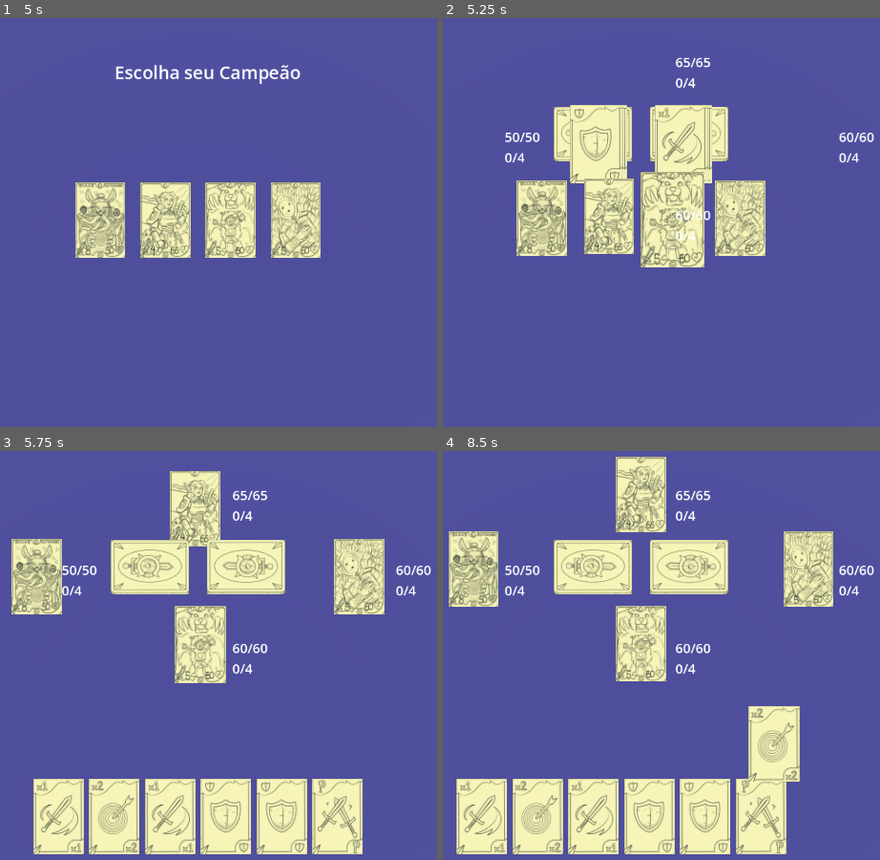
Above: before the commit, frames 1-4 (two rows, left to right).
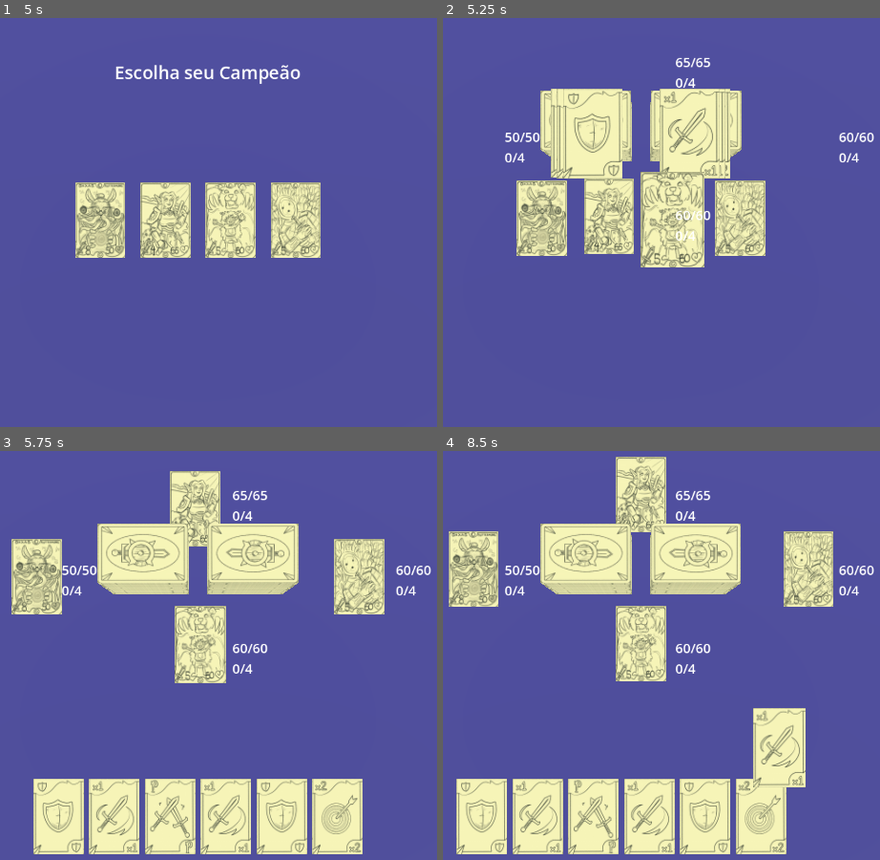
Above: after the commit, the same moments.

Repository: DouglasSRM/outlawschampions
Game: Godot game, scene res://scenes/start.tscn
Same seed, same stepped clock (60 frames per second), same inputs: the game is played once before the commit and once after it.
Inputs (mouse positions are in pixels of both pictures, inside the frame that each line leads up to):
- Up to frame 1 (5 s): tap Enter at 0.5, 2, 3.5 s; move the mouse to (367, 197) at 0.52 s; click (367, 197) at 0.67 s; tap Space at 1.25, 2.75, 4.25 s; move the mouse to (43, 242) at 1.27 s; click (43, 242) at 1.42 s; move the mouse to (275, 124) at 2.02 s; click (275, 124) at 2.17 s; move the mouse to (161, 304) at 2.77 s; click (161, 304) at 2.92 s; move the mouse to (428, 283) at 3.52 s; click (428, 283) at 3.67 s; move the mouse to (outside the picture) at 4.27 s; click (outside the picture) at 4.42 s
- Up to frame 2 (5.25 s): move the mouse to (678, 218) at 5.02 s; click (678, 218) at 5.17 s
- Up to frame 3 (5.75 s): no input
- Up to frame 4 (8.5 s): move the mouse to (526, 545) at 5.77 s; click (526, 545) at 5.92 s; move the mouse to (810, 630) at 6.52 s; click (810, 630) at 6.67 s; move the mouse to (486, 675) at 7.27 s; click (486, 675) at 7.42 s; move the mouse to (718, 557) at 8.02 s; click (718, 557) at 8.17 s

Frame 1 is identical in both runs. In frame 2, 5.1% of the frame differs, in the area x 22-69%, y 17-41%; in frame 3, 6.7%; in frame 4, 8.2%, in the area x 3-83%, y 17-99%.

Commit message:
included state machine

Diff:
--- a/scenes/base_card.tscn
+++ b/scenes/base_card.tscn
@@ -1,9 +1,13 @@
-[gd_scene load_steps=6 format=3 uid="uid://drop5ptepg5rb"]
+[gd_scene load_steps=10 format=3 uid="uid://drop5ptepg5rb"]
 
 [ext_resource type="Script" uid="uid://c50h160mqhm2b" path="res://scripts/base_card.gd" id="1_unfoy"]
 [ext_resource type="Texture2D" uid="uid://qgys0ouhv1vs" path="res://images/cover.png" id="2_ewi80"]
 [ext_resource type="Script" uid="uid://c47b3bfjpsxs0" path="res://scripts/card_sprite.gd" id="3_wivmf"]
 [ext_resource type="Script" uid="uid://dl6jem0us7ohm" path="res://scripts/card_body.gd" id="4_ya72j"]
+[ext_resource type="Script" uid="uid://dg4x70sn75w1l" path="res://scripts/state_machine.gd" id="5_ewi80"]
+[ext_resource type="Script" uid="uid://bn8ys5x8ytrlv" path="res://scripts/deck.gd" id="6_wivmf"]
+[ext_resource type="Script" uid="uid://bjstqwa2le8rn" path="res://scripts/states/hand.gd" id="7_ya72j"]
+[ext_resource type="Script" uid="uid://bv4td46aac5kj" path="res://scripts/states/table.gd" id="8_k2mc5"]
 
 [sub_resource type="BoxShape3D" id="BoxShape3D_s4mse"]
 margin = 0.0
@@ -29,6 +33,18 @@
 pixel_size = 0.0006
 texture = ExtResource("2_ewi80")
 
+[node name="StateMachine" type="Node" parent="."]
+script = ExtResource("5_ewi80")
+
+[node name="Deck" type="Node" parent="StateMachine"]
+script = ExtResource("6_wivmf")
+
+[node name="Hand" type="Node" parent="StateMachine"]
+script = ExtResource("7_ya72j")
+
+[node name="Table" type="Node" parent="StateMachine"]
+script = ExtResource("8_k2mc5")
+
 [connection signal="input_event" from="Sprite/Body" to="Sprite/Body" method="_on_input_event"]
 [connection signal="mouse_entered" from="Sprite/Body" to="Sprite/Body" method="_on_mouse_entered"]
 [connection signal="mouse_exited" from="Sprite/Body" to="Sprite/Body" method="_on_mouse_exited"]
--- a/scripts/action_card.gd
+++ b/scripts/action_card.gd
@@ -3,15 +3,15 @@
 
 @onready var champion: ChampionCard = null
 
-func set_deck_position(pos: int) -> bool:
-	deck_position = pos
-	var y = pos * 0.005
-	position = Vector3(-0.5, y, 0.9)
-	rotation = Vector3(deg_to_rad(90), deg_to_rad(-90), 0.0)
-	return true
+
+func get_deck_count() -> int:
+	return parent.action_deck_count;
+
 
 # Called when the node enters the scene tree for the first time.
 func _ready() -> void:
+	super()
+	state_machine.init(self,deck)
 	champion = Global.player_champion
 
 
--- a/scripts/base_card.gd
+++ b/scripts/base_card.gd
@@ -25,10 +25,18 @@
 var hand_pos = Vector3(0,0,0)
 var hover_pos = Vector3(0,0,0)
 
+@onready var state_machine: CardStateMachine = $StateMachine
+@onready var deck: CardState = $StateMachine/Deck
+
 
 func _ready() -> void:
 	pass
 
+func get_deck_count() -> int:
+	return 0
+
+func set_deck_position(pos: int) -> void:
+	self.deck_position = pos
 
 func table_click():
 	parent.manage_table_click(self)
@@ -36,16 +44,20 @@
 func hand_click():
 	parent.manage_hand_click(self)
 
+
+func update():
+	state_machine.update()
+
+
+func click():
+	state_machine.process_click()
+
+
 func deck_click():
-	parent.manage_deck_click(self)
-
-func set_texture(texture: Texture2D) -> bool:
-	$Sprite.texture = texture
-	$Sprite.update_sprite_scale()
-	return true
-
-func set_deck_position(pos: int) -> bool:
-	return true
+	var card: BaseCard = parent.manage_deck_click(self)
+	if card:
+		parent.update_hand_count(1)
+		card.click()
 
 
 func discard(pos: int):
@@ -58,6 +70,10 @@
 func play() -> bool:
 	await get_tree().create_timer(0.7).timeout
 	return true
+
+
+func get_hand_count() -> int:
+	return parent.hand_count;
 
 
 func update_table_position(pos: int, total: int) -> bool:
@@ -77,6 +93,7 @@
 	var table_pos = Vector3(x, 0, z)
 	move_state(table_pos, IN_TABLE)
 	return true
+
 
 func update_hand_position(pos: int, total: int) -> bool:
 	deck_position = 0
@@ -146,6 +163,7 @@
 		entered = false
 		move_to_position(Vector3(hand_pos), 0.2)
 
+
 func move_to_position(target_position: Vector3, duration: float):
 	var tween = create_tween()
 	tween.tween_property(self, "position", target_position, duration).set_trans(Tween.TRANS_SINE).set_ease(Tween.EASE_IN_OUT)
--- a/scripts/card_sprite.gd
+++ b/scripts/card_sprite.gd
@@ -2,24 +2,20 @@
 
 var tamanho_fixo: Vector2 = Vector2(900, 1350)
 
+
 func _ready():
 	update_sprite_scale()
+
 
 func update_sprite_scale():
 	if texture:
 		var tamanho_textura = texture.get_size()
-		print(tamanho_textura)
-		print(scale)
 		if tamanho_textura.x != 0 and tamanho_textura.y != 0:
 			scale.x = tamanho_fixo.x / tamanho_textura.x
 			scale.y = tamanho_fixo.y / tamanho_textura.y
 			$Body.scale.x = tamanho_textura.x / tamanho_fixo.x
 			$Body.scale.y = tamanho_textura.y / tamanho_fixo.y
-		print(scale)
 
-# Called every frame. 'delta' is the elapsed time since the previous frame.
-func _process(delta: float) -> void:
-	pass
 
 func on_click():
 	print('a')
--- /dev/null
+++ b/scripts/card_state.gd
@@ -0,0 +1,22 @@
+class_name CardState
+extends Node
+
+var parent: BaseCard
+
+func enter() -> void:
+	pass
+
+func exit() -> void:
+	pass
+
+func update() -> void:
+	pass
+
+func mouse_enter() -> CardState:
+	return null
+
+func mouse_leave() -> CardState:
+	return null
+
+func process_click()-> CardState:
+	return null
--- /dev/null
+++ b/scripts/deck.gd
@@ -0,0 +1,31 @@
+extends CardState
+
+@onready var hand: CardState = $"../Hand"
+
+func enter() -> void:
+	var y = parent.deck_position * 0.005
+
+	var position
+	var rotation
+	if parent is ActionCard:
+		position = Vector3(-0.5, y, 0.9)
+		rotation = Vector3(deg_to_rad(90), deg_to_rad(-90), 0.0)
+	elif parent is SupportCard:
+		position = Vector3(0.5, y, 0.9)
+		rotation = Vector3(deg_to_rad(90), deg_to_rad(90), 0.0)
+
+	parent.position = position
+	parent.rotation = rotation
+
+
+func exit() -> void:
+	parent.deck_position = 0
+
+func mouse_enter() -> CardState:
+	return super()
+
+func mouse_leave() -> CardState:
+	return super()
+
+func process_click()-> CardState:
+	return hand
--- a/scripts/main.gd
+++ b/scripts/main.gd
@@ -43,8 +43,8 @@
 		define_champion_positions()
 
 		set_camera_position(camera_pos.START)
-		create_action_cards(25)
-		create_support_cards(25)
+		create_action_cards(100)
+		create_support_cards(100)
 
 		set_starter_hand()
 		btn_play_card.visible = false
@@ -54,32 +54,31 @@
 	self.hand_count = 6
 
 	var i = 1
+
 	# Game starts with 3 action cards and 3 support cards in the player's hand
-	while i <= 3:
-		var card = get_card_from_action_deck()
-		card.update_hand_position(i,hand_count)
+	while i <= self.hand_count:
+		var card
+
+		if i % 2 == 0:
+			card = get_card_from_action_deck()
+		else:
+			card = get_card_from_support_deck()
+
+		card.hand_position = i
+		card.click()
 		i += 1
-	while i <= 6:
-		var card = get_card_from_support_deck()
-		card.update_hand_position(i,hand_count)
-		i += 1
-
-
-func manage_deck_click(sender: BaseCard):
+
+
+func manage_deck_click(sender: BaseCard) -> BaseCard:
 	if self.move_locked:
 		return
 
-	var card: BaseCard
-
 	if sender is ActionCard:
-		card = get_card_from_action_deck()
+		return get_card_from_action_deck()
 	elif sender is SupportCard:
-		card = get_card_from_support_deck()
+		return get_card_from_support_deck()
 	else:
-		return
-
-	update_hand_count(1)
-	card.update_hand_position(hand_count,hand_count)
+		return null
 
 
 func show_enemy(card: ChampionCard):
@@ -93,18 +92,14 @@
 	for card in get_cards(BaseCard.IN_DECK):
 		if card is ActionCard and (card.deck_position == action_deck_count-1):
 			action_deck_count -= 1
-			print(card.state)
 			return card
 	return null
 
 
 func get_card_from_support_deck() -> BaseCard:
-	print(support_deck_count)
 	for card in get_cards(BaseCard.IN_DECK):
-		print(card.deck_position)
 		if (card is SupportCard) and (card.deck_position == support_deck_count-1):
 			support_deck_count -= 1
-			print(card.state)
 			return card
 	return null
 
@@ -113,20 +108,20 @@
 	action_deck_count += ammount
 	for i in range(action_deck_count):
 		var card = get_action_card()
-		cards.add_child(card)
 		card.parent = self
 		card.state = BaseCard.IN_DECK
 		card.set_deck_position(i)
+		cards.add_child(card)
 
 
 func create_support_cards(ammount: int):
 	support_deck_count += ammount
 	for i in range(support_deck_count):
 		var card = get_support_card()
-		cards.add_child(card)
 		card.parent = self
 		card.state = BaseCard.IN_DECK
 		card.set_deck_position(i)
+		cards.add_child(card)
 
 
 func get_action_card() -> ActionCard:
@@ -152,6 +147,7 @@
 	update_table_count(1)
 	update_hand_count(-1,card)
 	card.update_table_position(table_count,table_count)
+	card.click()
 	lbl_card_description.text = card.description
 
 	if card is ActionCard:
@@ -165,7 +161,8 @@
 	selected_card = null
 	update_hand_count(1)
 	update_table_count(-1)
-	card.update_hand_position(hand_count,hand_count)
+	card.click()
+	#update_hand_position(hand_count,hand_count)
 	lbl_card_description.text = ''
 
 	if card is ActionCard:
@@ -186,10 +183,16 @@
 	for card in get_cards(BaseCard.IN_HAND):
 		if (removed_card == card):
 			continue
-		if (removed_card == null) or (card.hand_position < removed_card.hand_position):
-			card.update_hand_position(0, hand_count)
-		else:
-			card.update_hand_position(card.hand_position-1, hand_count)
+
+		if (removed_card != null) and (card.hand_position > removed_card.hand_position):
+			card.hand_position -= 1
+
+		card.update()
+
+		#if (removed_card == null) or (card.hand_position < removed_card.hand_position):
+			#card.update_hand_position(0, hand_count)
+		#else:
+			#card.update_hand_position(card.hand_position-1, hand_count)
 	return true
 
 
@@ -218,7 +221,6 @@
 
 	for card in cards.get_children():
 		if card.state == state:
-			print('get_cards,',card.state)
 			result.append(card)
 
 	return result
--- a/scripts/parry.gd
+++ b/scripts/parry.gd
@@ -4,6 +4,7 @@
 
 # Called when the node enters the scene tree for the first time.
 func _ready() -> void:
+	super()
 	description = 'Blocks attack and counter attacks with your base damage ('+str(Global.player_champion.power)+')'
 
 
--- a/scripts/protector_shield.gd
+++ b/scripts/protector_shield.gd
@@ -4,6 +4,7 @@
 
 # Called when the node enters the scene tree for the first time.
 func _ready() -> void:
+	super()
 	description = 'Cant be attacked for 1 round'
 
 
--- /dev/null
+++ b/scripts/state_machine.gd
@@ -0,0 +1,49 @@
+class_name CardStateMachine
+extends Node
+
+@export var starting_state: CardState
+
+var current_state: CardState
+
+
+func init(parent: BaseCard, state: CardState = null) -> void:
+	print('a')
+	for child in get_children():
+		child.parent = parent
+
+	if state != null:
+		print('a')
+		starting_state = state
+
+	change_state(starting_state)
+
+
+func change_state(new_state: CardState) -> void:
+	if current_state:
+		current_state.exit()
+
+	current_state = new_state
+	current_state.enter()
+
+
+func update() -> void:
+	current_state.update()
+
+
+func mouse_enter() -> void:
+	var new_state = current_state.mouse_enter()
+	if new_state:
+		change_state(new_state)
+
+func mouse_leave() -> void:
+	var new_state = current_state.mouse_leave()
+	if new_state:
+		change_state(new_state)
+
+func process_click() -> void:
+	print(current_state)
+	var new_state = current_state.process_click()
+	if new_state:
+		change_state(new_state)
+
+	print(current_state)
--- /dev/null
+++ b/scripts/states/hand.gd
@@ -0,0 +1,38 @@
+extends CardState
+
+@onready var table: Node = $"../Table"
+
+func enter() -> void:
+	if parent.hand_position == 0:
+		parent.hand_position = parent.get_hand_count()
+
+	var z = -1.75 # hand
+	var card_distance = 0.6
+	# calcula a posição inicial das cartas
+	var initial_position = ((card_distance * (parent.get_hand_count() - 1)) / 2)
+
+	# diminui em 0.6 a posição x para cada carta
+	var x: float = initial_position - (card_distance * (parent.hand_position - 1))
+
+	parent.hand_pos = Vector3(x, 0, z)
+
+	parent.update_hover_pos(parent.hand_pos)
+	parent.move_state(parent.hand_pos, BaseCard.IN_HAND)
+	parent.rotation = Vector3(deg_to_rad(-90), deg_to_rad(180), 0.0)
+
+
+func update() -> void:
+	enter()
+
+
+func exit() -> void:
+	parent.hand_position = 0
+
+func mouse_enter() -> CardState:
+	return super()
+
+func mouse_leave() -> CardState:
+	return super()
+
+func process_click()-> CardState:
+	return table;
--- /dev/null
+++ b/scripts/states/table.gd
@@ -0,0 +1,19 @@
+extends CardState
+
+@onready var hand: CardState = $"../Hand"
+
+func enter() -> void:
+	pass
+
+
+func exit() -> void:
+	parent.table_position = 0
+
+func mouse_enter() -> CardState:
+	return super()
+
+func mouse_leave() -> CardState:
+	return super()
+
+func process_click()-> CardState:
+	return hand
--- a/scripts/support_card.gd
+++ b/scripts/support_card.gd
@@ -2,16 +2,14 @@
 extends BaseCard
 
 
-func set_deck_position(pos: int) -> bool:
-	deck_position = pos
-	var y = pos * 0.005
-	position = Vector3(0.5, y, 0.9)
-	rotation = Vector3(deg_to_rad(90), deg_to_rad(90), 0.0)
-	return true
+func get_deck_count() -> int:
+	return parent.support_deck_count;
+
 
 # Called when the node enters the scene tree for the first time.
 func _ready() -> void:
-	pass # Replace with function body.
+	super()
+	state_machine.init(self,deck)
 
 
 # Called every frame. 'delta' is the elapsed time since the previous frame.
Not shown, added: scripts/card_state.gd.uid
Not shown, added: scripts/deck.gd.uid
Not shown, added: scripts/state_machine.gd.uid
Not shown, added: scripts/states/hand.gd.uid
Not shown, added: scripts/states/table.gd.uid
